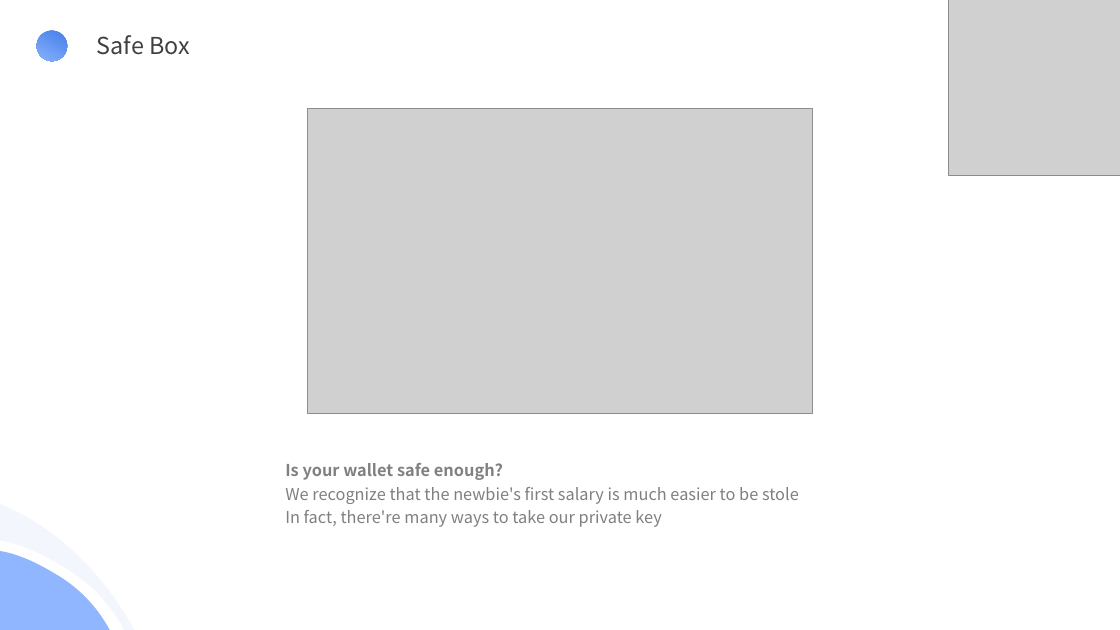
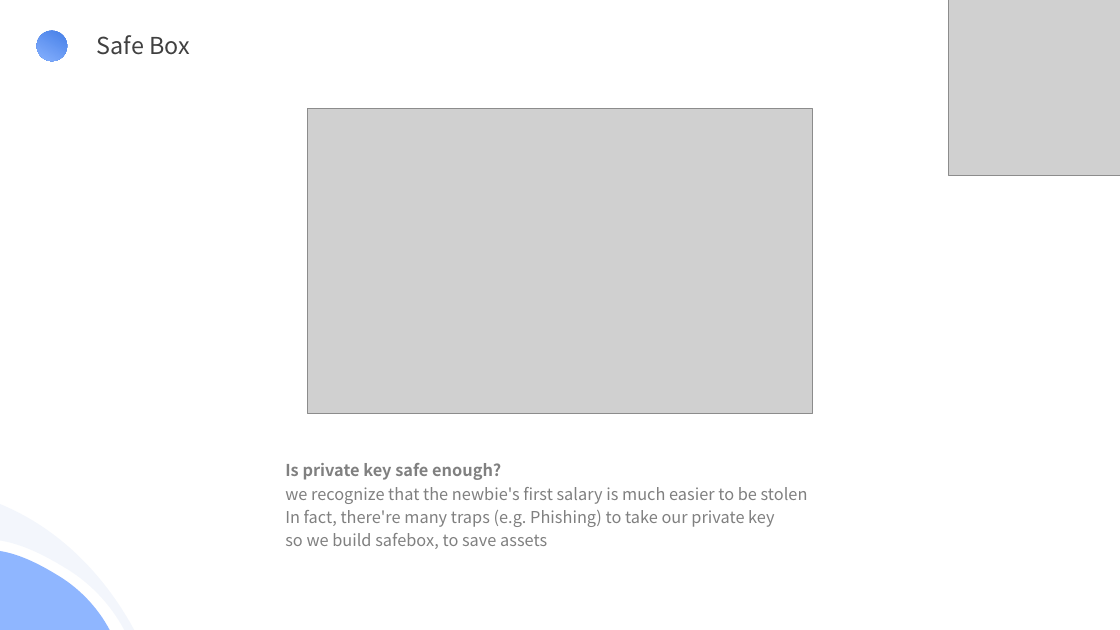
Before and after one commit to busyapedao/zkpayroll-contract, a slide deck: slide 5 of doc/zkpayroll.pptx. Drawn at 1120x630 pixels with LibreOffice and Linux fonts; fonts in the diff are those of the drawing; grey boxes stand for pictures. Boxes give left, top, right and bottom in pixels: in the first picture for what was removed or moved away, otherwise in the second. Text is boxed around its words. In the diff, an @@ line names an element or a change of style, - is before the commit and + after.

```diff
--- a/doc/zkpayroll.pptx
+++ b/doc/zkpayroll.pptx
@@ text at <box>285,463,808,549</box>: text changed @@
-Is your wallet safe enough?
-We recognize that the newbie's first salary is much easier to be stole
-In fact, there're many ways to take our private key
+Is private key safe enough?
+we recognize that the newbie's first salary is much easier to be stolen
+In fact, there're many traps (e.g. Phishing) to take our private key
+so we build safebox, to save assets
```
Also in this commit, not shown: 7 other slides changed, 2 other files.
